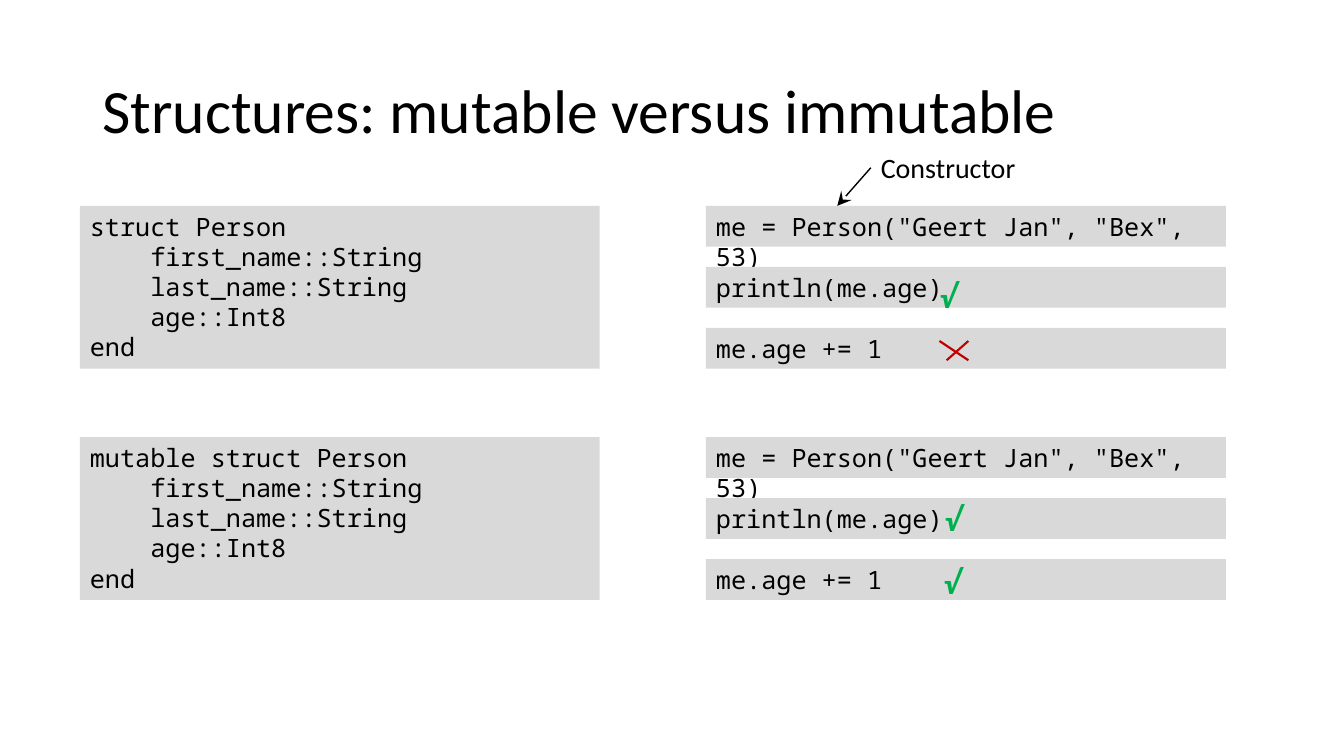
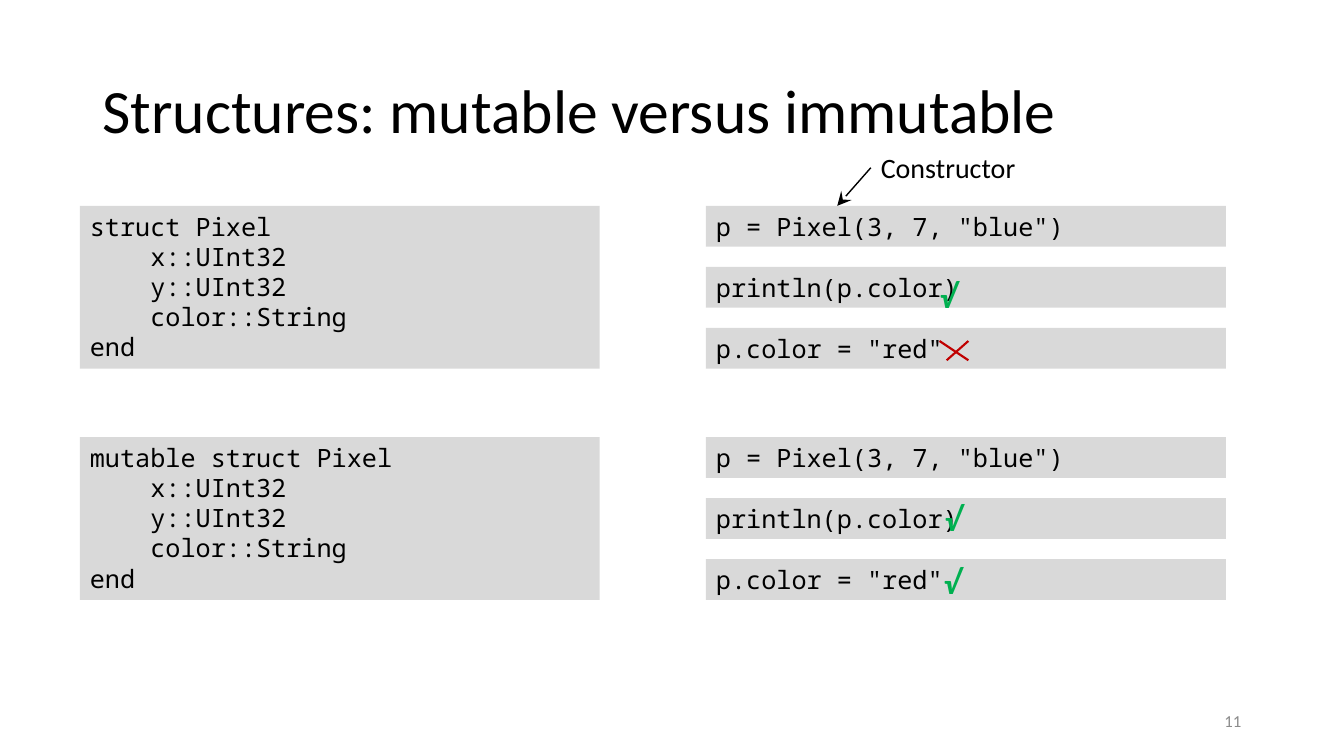
Before and after one commit to gjbex/Julia_good_bad_ugly, a slide deck: slide 11 of Julia,_good_back_ugly.pptx. Drawn at 1344x756 pixels with LibreOffice and Linux fonts; fonts in the diff are those of the drawing. Boxes give left, top, right and bottom in pixels: in the first picture for what was removed or moved away, otherwise in the second. Text is boxed around its words. In the diff, an @@ line names an element or a change of style, - is before the commit and + after.

```diff
--- a/Julia,_good_back_ugly.pptx
+++ b/Julia,_good_back_ugly.pptx
@@ text in rectangle at [90,217,347,332]: text changed @@
-struct Person
-first_name::String
-last_name::String
-age::Int8
+struct Pixel
+x::UInt32
+y::UInt32
+color::String
@@ text in rectangle at [716,217,1064,242]: text changed @@
-me = Person("Geert Jan", "Bex", 53)
+p = Pixel(3, 7, "blue")
@@ text in rectangle at [716,278,958,303]: text changed @@
-println(me.age)
+println(p.color)
@@ text in rectangle at [716,339,943,364]: text changed @@
-me.age += 1
+p.color = "red"
@@ text in rectangle at [90,448,393,563]: text changed @@
-mutable struct Person
-first_name::String
-last_name::String
-age::Int8
+mutable struct Pixel
+x::UInt32
+y::UInt32
+color::String
@@ text in rectangle at [716,448,1064,473]: text changed @@
-me = Person("Geert Jan", "Bex", 53)
+p = Pixel(3, 7, "blue")
@@ text in rectangle at [716,509,958,534]: text changed @@
-println(me.age)
+println(p.color)
@@ text in rectangle at [716,570,943,595]: text changed @@
-me.age += 1
+p.color = "red"
@@ page number added at [1224,716,1241,727], 12 pt, text #8C8C8C @@
+11
```
Also in this commit, not shown: 10 other slides changed, 5 slides added, 1 slide removed.
